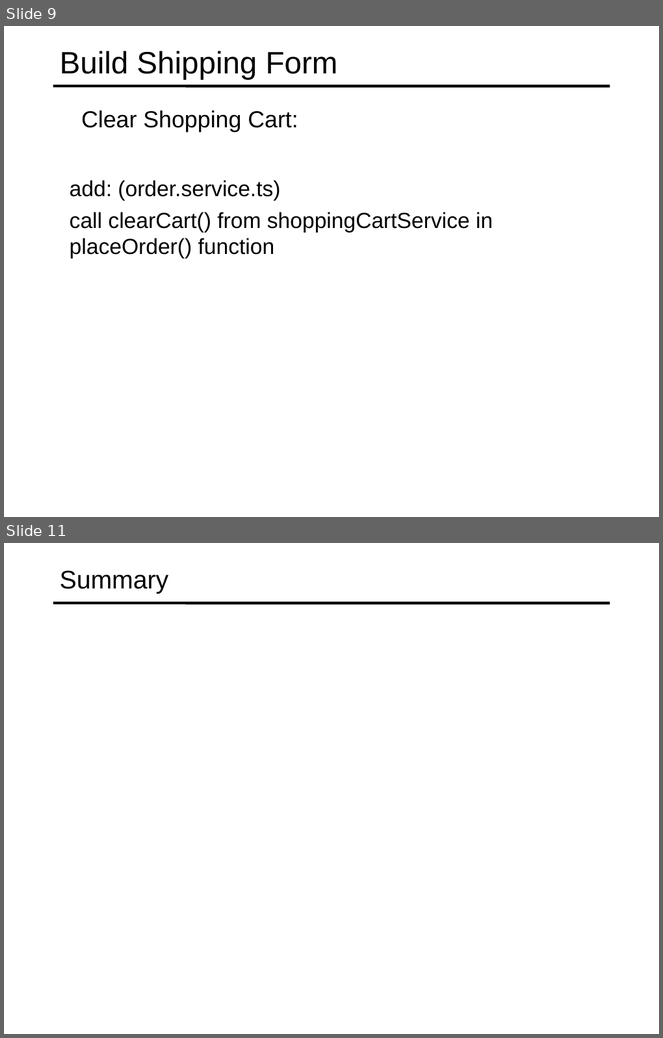
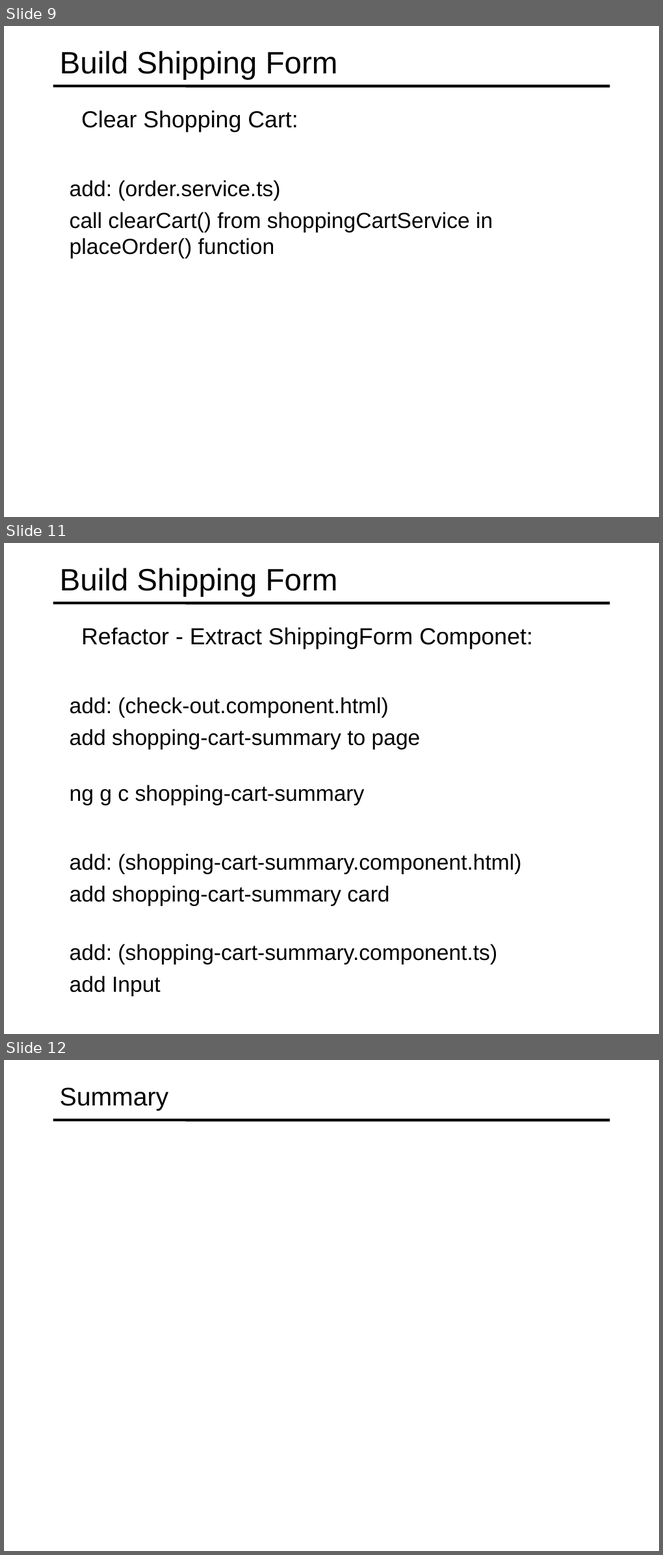
Before and after one commit to specter01wj/Jago_Link_Training, a slide deck: Angular/Angular7/Angular Advanced Course/Project/22.Project_Check Out Module/L6_Project_Check Out Module.ppt. Shown one above the other, each under a label of ours: slides 9 and 11 before the commit, slides 9, 11 and 12 after it; the slides between them are not shown. The pictures are 663x1038 and 663x1555 pixels, drawn with LibreOffice and Linux fonts; fonts in the diff are those of the drawing. Boxes give left, top, right and bottom in pixels: in the first picture for what was removed or moved away, otherwise in the second. Text is boxed around its words. In the diff, an @@ line names an element or a change of style, - is before the commit and + after.

```diff
--- a/Angular/Angular7/Angular Advanced Course/Project/22.Project_Check Out Module/L6_Project_Check Out Module.ppt
+++ b/Angular/Angular7/Angular Advanced Course/Project/22.Project_Check Out Module/L6_Project_Check Out Module.ppt
@@ slide 11 added at [4,543,659,1034], background #FFFFFF; not listed: 1 template element that a slide beside it also shows @@
@@ title added at [60,568,338,597], 34 pt, text #000000 @@
+Build Shipping Form
@@ text added at [81,627,533,649], 25.5 pt, text #000000 @@
+  Refactor - Extract ShippingForm Componet:
@@ text added at [70,697,421,750], 24 pt, text #000000 @@
+  add: (check-out.component.html)
+  add shopping-cart-summary to page
@@ text added at [70,785,365,806], 24 pt, text #000000 @@
+  ng g c shopping-cart-summary
@@ text added at [70,854,521,906], 24 pt, text #000000 @@
+  add: (shopping-cart-summary.component.html)
+  add shopping-cart-summary card
@@ text added at [70,944,497,997], 24 pt, text #000000 @@
+  add: (shopping-cart-summary.component.ts)
+  add Input
@@ what was slide 11 is now slide 12 @@
```
Also in this commit, not shown: 1 slide changed.
